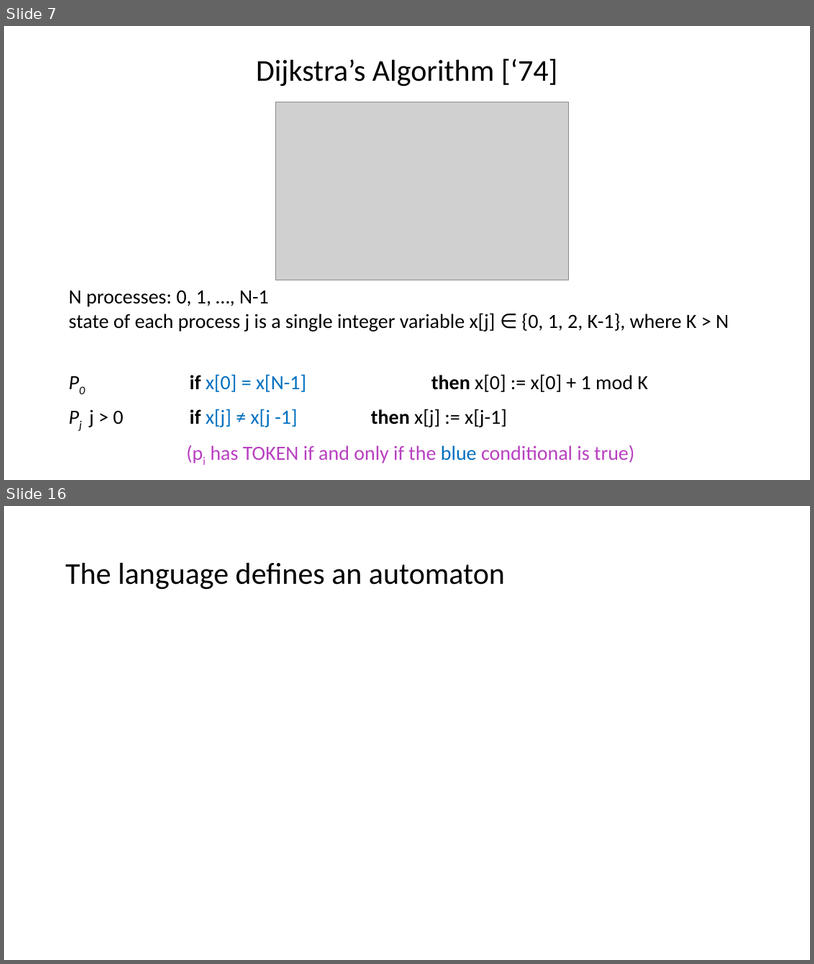
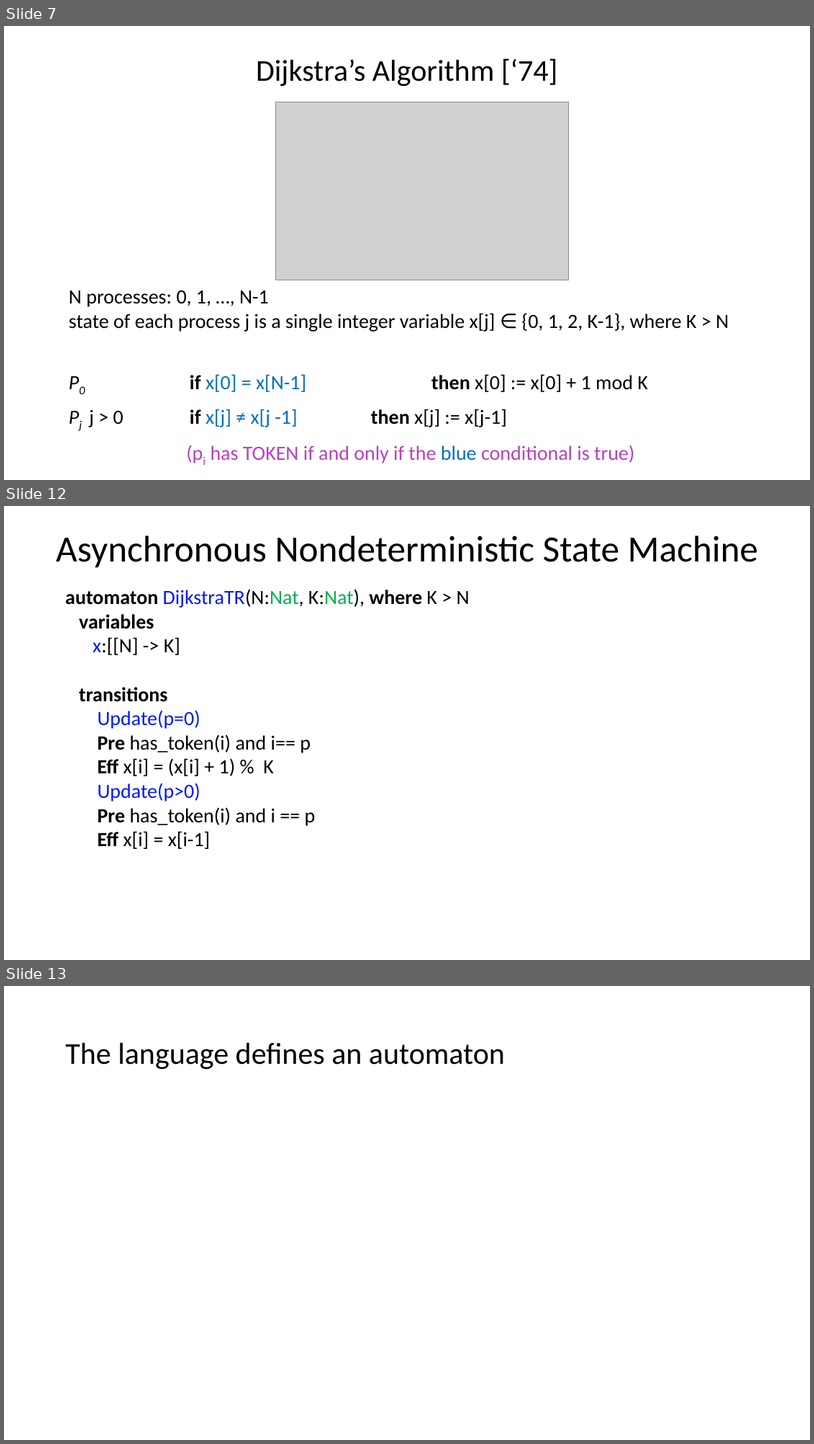
Before and after one commit to sayanmitracode/cpsbooksite, a slide deck: Slides/2025/L2_ModelingComputation.pptx. Shown one above the other, each under a label of ours: slides 7 and 16 before the commit, slides 7, 12 and 13 after it; the slides between them are not shown. The pictures are 814x964 and 814x1444 pixels, drawn with LibreOffice and Linux fonts; fonts in the diff are those of the drawing; grey boxes stand for pictures. Boxes give left, top, right and bottom in pixels: in the first picture for what was removed or moved away, otherwise in the second. Text is boxed around its words. In the diff, an @@ line names an element or a change of style, - is before the commit and + after.

Commit message:
working through timer_agent, and dijkstra

```diff
--- a/Slides/2025/L2_ModelingComputation.pptx
+++ b/Slides/2025/L2_ModelingComputation.pptx
@@ slide 12 added at box(4, 506, 810, 960), background #FFFFFF @@
@@ title added at box(56, 536, 759, 568), 44 pt, text #000000 @@
+Asynchronous Nondeterministic State Machine
@@ text added at box(65, 589, 470, 849), 24 pt, text #000000 @@
+automaton DijkstraTR(N:Nat, K:Nat), where K > N
+variables
+x:[[N] -> K]
+transitions
+Update(p=0)
+Pre has_token(i) and i== p
+Eff x[i] = (x[i] + 1) % K
+Update(p>0)
+Pre has_token(i) and i == p
+Eff x[i] = x[i-1]
@@ what was slide 16 is now slide 13 @@
```
Also in this commit, not shown: 2 slides changed, 3 other slides added, 3 slides removed, 5 other files.
